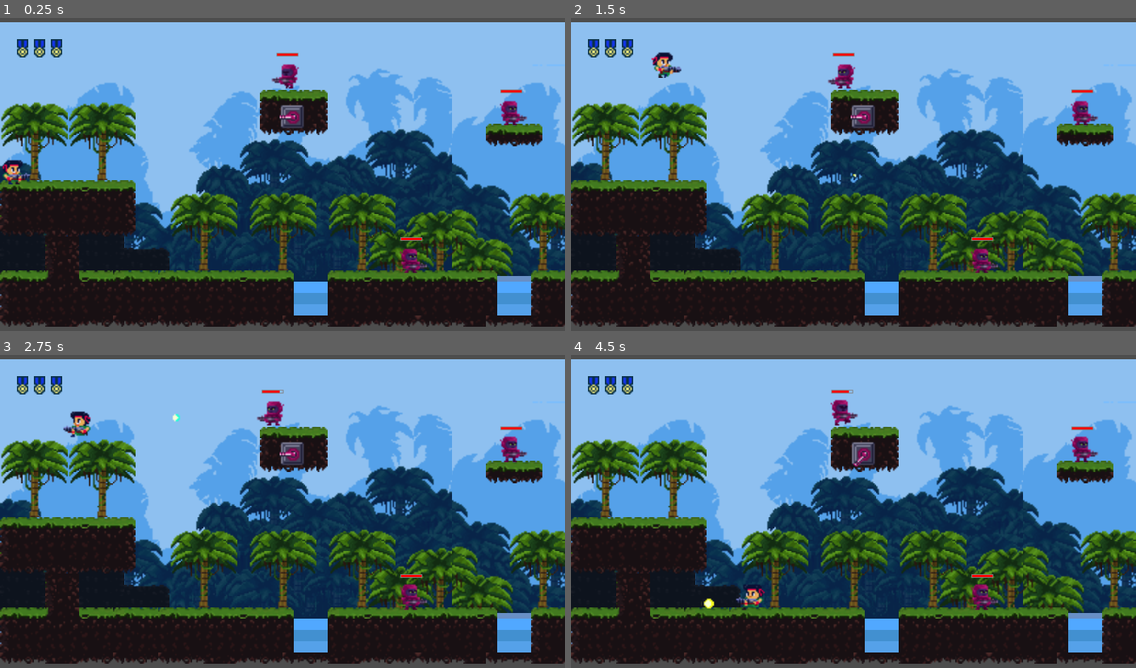
Above: before the commit, frames 1-4 (two rows, left to right).
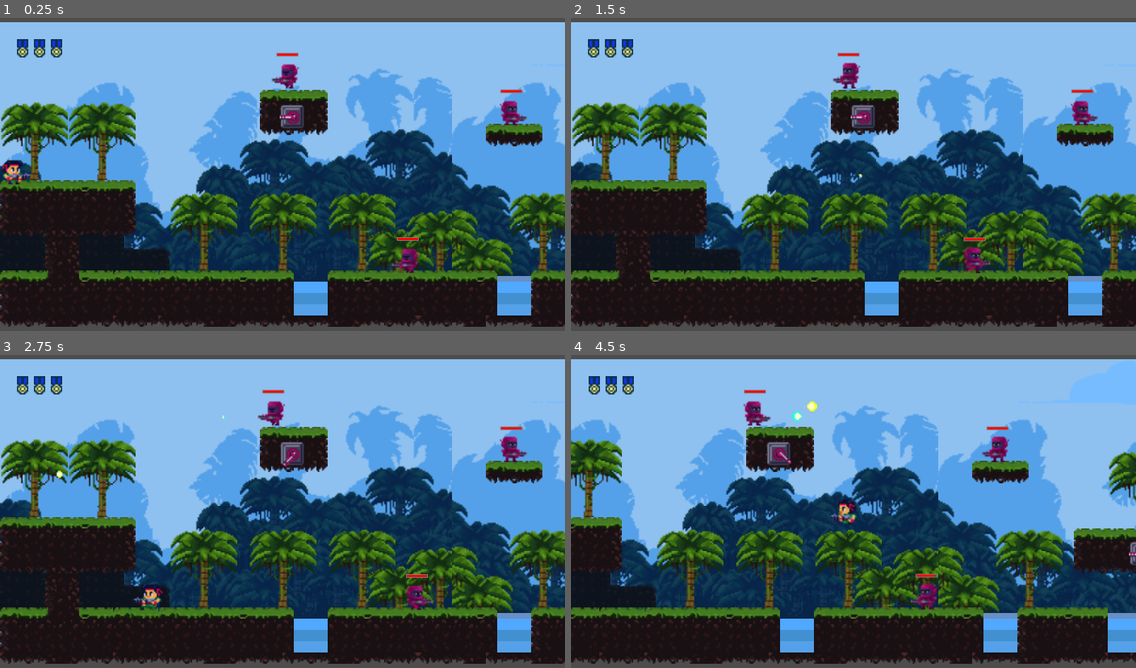
Above: after the commit, the same moments.

Repository: YugeCse/first-blood
Game: Godot game, scene res://scenes/tscns/main_scene.tscn
The game is run twice, just before and just after one commit, with the same random seed, the same clock (stepped at 60 frames per second) and the same inputs.
Inputs:
- Up to frame 1 (0.25 s): no input
- Up to frame 2 (1.5 s): hold Right (ui_right) from 0.53 s (still down); tap K (ui_shoot) at 0.6 s; tap J (ui_jump) at 0.77, 0.8, 1.07, 1.35 s
- Up to frame 3 (2.75 s): tap J (ui_jump) at 1.52, 1.82, 2.3 s; tap K (ui_shoot) at 1.55, 2.1 s; release Right (ui_right) at 2.03 s; hold Left (ui_left) from 2.03 s (still down)
- Up to frame 4 (4.5 s): release Left (ui_left) at 2.78 s; hold Right (ui_right) 2.78-4.28 s; tap K (ui_shoot) at 2.85, 4.35 s; tap J (ui_jump) at 3.02, 3.32, 3.6, 3.77, 4.07 s; hold Left (ui_left) from 4.28 s (still down)

The runs differ from the first frame. In frame 1, 0.2% of the frame differs, in the area x 69-76%, y 70-82%; in frame 2, 1.0%; in frame 3, 1.1%; in frame 4, 49%, in the area x 0-100%, y 6-99%.
Error before the commit: Invalid access to property or key 'offset' on a base object of type 'null instance'. (res://scenes/scripts/main_scene.gd:17)

Commit message:
#更新代码

Diff:
--- a/project.godot
+++ b/project.godot
@@ -61,6 +61,7 @@
 , Object(InputEventJoypadButton,"resource_local_to_scene":false,"resource_name":"","device":0,"button_index":11,"pressure":0.0,"pressed":false,"script":null)
 , Object(InputEventJoypadMotion,"resource_local_to_scene":false,"resource_name":"","device":0,"axis":1,"axis_value":-1.0,"script":null)
 , Object(InputEventKey,"resource_local_to_scene":false,"resource_name":"","device":-1,"window_id":0,"alt_pressed":false …(183 unchanged characters)…
+, Object(InputEventKey,"resource_local_to_scene":false,"resource_name":"","device":-1,"window_id":0,"alt_pressed":false,"shift_pressed":false,"ctrl_pressed":false,"meta_pressed":false,"pressed":false,"keycode":0,"physical_keycode":87,"key_label":0,"unicode":119,"location":0,"echo":false,"script":null)
 ]
 }
 ui_down={
--- a/scenes/scripts/main_scene.gd
+++ b/scenes/scripts/main_scene.gd
@@ -8,7 +8,7 @@
 var camera = $Camera2D
 
 @onready
-var hud_container = $HUDContainer
+var hud_container = $Camera2D/HUDContainer
 
 func _ready() -> void:
 	pass
--- a/scenes/tscns/main_scene.tscn
+++ b/scenes/tscns/main_scene.tscn
@@ -2368,7 +2368,6 @@
 position = Vector2(207, 67)
 
 [node name="Turret2" parent="Camera2D/EnemyContainer" instance=ExtResource("14_x4yan")]
-visible = false
 position = Vector2(464, 138)
 
 [node name="Turret3" parent="Camera2D/EnemyContainer" instance=ExtResource("14_x4yan")]
@@ -2410,6 +2409,9 @@
 [node name="Turret12" parent="Camera2D/EnemyContainer" instance=ExtResource("14_x4yan")]
 position = Vector2(1862, 125)
 spy_radius = 120.0
+
+[node name="Enemy" parent="Camera2D/EnemyContainer" instance=ExtResource("16_hktbw")]
+position = Vector2(508, 165)
 
 [node name="PatrolEnemyPath2D" type="Path2D" parent="Camera2D/EnemyContainer"]
 position = Vector2(224, 36)
@@ -2433,7 +2435,9 @@
 progress = 49.76
 rotates = false
 
-[node name="Enemy2" parent="Camera2D/EnemyContainer/PatrolEnemy2Path2D/PatrolEnemy2PathFollow2D" instance=ExtResource("16_hktbw")]
+[node name="Enemy2" parent="Camera2D/EnemyContainer/PatrolEnemy2Path2D/PatrolEnemy2PathFollow2D" node_paths=PackedStringArray("patrol_path", "patrol_path_follow") instance=ExtResource("16_hktbw")]
+patrol_path = NodePath("../..")
+patrol_path_follow = NodePath("..")
 
 [node name="PatrolEnemy3Path2D" type="Path2D" parent="Camera2D/EnemyContainer"]
 position = Vector2(500, 110)
@@ -2444,7 +2448,9 @@
 progress = 49.76
 rotates = false
 
-[node name="Enemy3" parent="Camera2D/EnemyContainer/PatrolEnemy3Path2D/PatrolEnemy3PathFollow2D" instance=ExtResource("16_hktbw")]
+[node name="Enemy3" parent="Camera2D/EnemyContainer/PatrolEnemy3Path2D/PatrolEnemy3PathFollow2D" node_paths=PackedStringArray("patrol_path", "patrol_path_follow") instance=ExtResource("16_hktbw")]
+patrol_path = NodePath("../..")
+patrol_path_follow = NodePath("..")
 
 [node name="Enemy4" parent="Camera2D/EnemyContainer" instance=ExtResource("16_hktbw")]
 position = Vector2(362, 62)
@@ -2461,7 +2467,9 @@
 progress = 49.76
 rotates = false
 
-[node name="Enemy" parent="Camera2D/EnemyContainer/PatrolEnemy4Path2D/PatrolEnemy4PathFollow2D" instance=ExtResource("16_hktbw")]
+[node name="Enemy" parent="Camera2D/EnemyContainer/PatrolEnemy4Path2D/PatrolEnemy4PathFollow2D" node_paths=PackedStringArray("patrol_path", "patrol_path_follow") instance=ExtResource("16_hktbw")]
+patrol_path = NodePath("../..")
+patrol_path_follow = NodePath("..")
 
 [node name="Enemy6" parent="Camera2D/EnemyContainer" instance=ExtResource("16_hktbw")]
 position = Vector2(678, 166)
@@ -2475,7 +2483,9 @@
 progress = 96.76944
 rotates = false
 
-[node name="Enemy" parent="Camera2D/EnemyContainer/PatrolEnemy5Path2D/PatrolEnemy5PathFollow2D" instance=ExtResource("16_hktbw")]
+[node name="Enemy" parent="Camera2D/EnemyContainer/PatrolEnemy5Path2D/PatrolEnemy5PathFollow2D" node_paths=PackedStringArray("patrol_path", "patrol_path_follow") instance=ExtResource("16_hktbw")]
+patrol_path = NodePath("../..")
+patrol_path_follow = NodePath("..")
 
 [node name="Enemy7" parent="Camera2D/EnemyContainer" instance=ExtResource("16_hktbw")]
 position = Vector2(894, 159)
@@ -2495,7 +2505,9 @@
 progress = 96.76944
 rotates = false
 
-[node name="Enemy" parent="Camera2D/EnemyContainer/PatrolEnemy6Path2D/PatrolEnemy6PathFollow2D" instance=ExtResource("16_hktbw")]
+[node name="Enemy" parent="Camera2D/EnemyContainer/PatrolEnemy6Path2D/PatrolEnemy6PathFollow2D" node_paths=PackedStringArray("patrol_path", "patrol_path_follow") instance=ExtResource("16_hktbw")]
+patrol_path = NodePath("../..")
+patrol_path_follow = NodePath("..")
 
 [node name="PatrolEnemy7Path2D" type="Path2D" parent="Camera2D/EnemyContainer"]
 position = Vector2(1260, 165)
@@ -2506,7 +2518,9 @@
 progress = 63.956882
 rotates = false
 
-[node name="Enemy" parent="Camera2D/EnemyContainer/PatrolEnemy7Path2D/PatrolEnemy7PathFollow2D" instance=ExtResource("16_hktbw")]
+[node name="Enemy" parent="Camera2D/EnemyContainer/PatrolEnemy7Path2D/PatrolEnemy7PathFollow2D" node_paths=PackedStringArray("patrol_path", "patrol_path_follow") instance=ExtResource("16_hktbw")]
+patrol_path = NodePath("../..")
+patrol_path_follow = NodePath("..")
 
 [node name="Enemy10" parent="Camera2D/EnemyContainer" instance=ExtResource("16_hktbw")]
 position = Vector2(1150, 134)
@@ -2526,7 +2540,9 @@
 progress = 9.2004595
 rotates = false
 
-[node name="Enemy" parent="Camera2D/EnemyContainer/PatrolEnemy8Path2D/PatrolEnemy8PathFollow2D" instance=ExtResource("16_hktbw")]
+[node name="Enemy" parent="Camera2D/EnemyContainer/PatrolEnemy8Path2D/PatrolEnemy8PathFollow2D" node_paths=PackedStringArray("patrol_path", "patrol_path_follow") instance=ExtResource("16_hktbw")]
+patrol_path = NodePath("../..")
+patrol_path_follow = NodePath("..")
 
 [node name="PatrolEnemy9Path2D" type="Path2D" parent="Camera2D/EnemyContainer"]
 position = Vector2(1530, 86)
@@ -2537,7 +2553,9 @@
 progress = 9.2004595
 rotates = false
 
-[node name="Enemy" parent="Camera2D/EnemyContainer/PatrolEnemy9Path2D/PatrolEnemy9PathFollow2D" instance=ExtResource("16_hktbw")]
+[node name="Enemy" parent="Camera2D/EnemyContainer/PatrolEnemy9Path2D/PatrolEnemy9PathFollow2D" node_paths=PackedStringArray("patrol_path", "patrol_path_follow") instance=ExtResource("16_hktbw")]
+patrol_path = NodePath("../..")
+patrol_path_follow = NodePath("..")
 
 [node name="PatrolEnemy10Path2D" type="Path2D" parent="Camera2D/EnemyContainer"]
 position = Vector2(1530, 126)
@@ -2548,13 +2566,12 @@
 progress = 50.130962
 rotates = false
 
-[node name="Enemy" parent="Camera2D/EnemyContainer/PatrolEnemy10Path2D/PatrolEnemy10PathFollow2D" instance=ExtResource("16_hktbw")]
+[node name="Enemy" parent="Camera2D/EnemyContainer/PatrolEnemy10Path2D/PatrolEnemy10PathFollow2D" node_paths=PackedStringArray("patrol_path", "patrol_path_follow") instance=ExtResource("16_hktbw")]
+patrol_path = NodePath("../..")
+patrol_path_follow = NodePath("..")
 
 [node name="Enemy13" parent="Camera2D/EnemyContainer" instance=ExtResource("16_hktbw")]
 position = Vector2(1498, 186)
-
-[node name="Enemy6" parent="Camera2D" instance=ExtResource("16_hktbw")]
-position = Vector2(508, 165)
 
 [node name="Player" parent="Camera2D" instance=ExtResource("3_aqrb5")]
 z_index = 2
--- a/sprites/scripts/player.gd
+++ b/sprites/scripts/player.gd
@@ -55,6 +55,34 @@
 	#region 处理用户输入
 	var is_moving = false #是否正在移动
 	var move_dir = Vector2.ZERO #移动方向
+	var is_up_pressed = Input.is_action_pressed('ui_up')
+	var is_left_pressed = Input.is_action_pressed('ui_left')
+	var is_right_pressed = Input.is_action_pressed('ui_right')
+	var is_jump_pressed = Input.is_action_just_pressed('ui_jump')
+	var is_shoot_pressed = Input.is_action_just_pressed('ui_shoot')
+	is_moving = is_left_pressed || is_right_pressed #被按下时表示正在移动
+	if is_moving: #如果正在移动
+		if is_jump_pressed:
+			sprite.play('jump')
+		elif is_up_pressed: #按下了上
+			pass
+		elif is_shoot_pressed:
+			sprite.play('run_shoot')
+		else:
+			sprite.play('run')
+		shoot_degress = 180.0
+		if sprite: sprite.flip_h = true
+		move_dir.x = (Vector2.LEFT if is_left_pressed else Vector2.RIGHT).x
+		move_and_slide()
+	else:
+		if is_jump_pressed:
+			sprite.play('jump')
+		elif is_up_pressed:
+			pass
+		else:
+			sprite.play('idle')
+		if is_shoot_pressed:
+			sprite.play('stand_shoot')
 	if Input.is_action_pressed('ui_left'):
 		is_moving = true
 		shoot_degress = 180.0
@@ -95,16 +123,13 @@
 	#endregion
 	#region 处理子弹发射的相关逻辑
 	if Input.is_action_just_pressed('ui_shoot'):
-		if not is_moving:
-			print('玩家未发生移动，直接发射子弹')
-		shoot(shoot_degress) #发射子弹
+		shoot(shoot_degress, is_moving) #发射子弹
 	#endregion
 
 ## 播放玩家run动画
-func _play_sprite_run():
+func _play_sprite_run(is_up_pressed: bool = false):
 	var anim_name = sprite.animation as StringName
-	if anim_name.get_basename() != 'run':
-		sprite.play('run') #播放run的动画
+	sprite.play('run') #播放run的动画
 
 ## 设置坐标限制，超出范围就还原到特定位置
 func _set_position_clamp():
@@ -122,8 +147,11 @@
 ## 发射子弹
 ## [br]
 ## - degress: 发射角度
-func shoot(degress: float):
-	# 角度转弧度
+## - is_running: 是否正在跑动
+func shoot(degress: float, is_running: bool = false):
+	if not is_running:
+		sprite.play('stand_shoot')
+	else: sprite.play('run_shoot')
 	var angle_radians = deg_to_rad(degress)
 	# 使用 cos/sin 得到方向向量
 	var dir = Vector2(cos(angle_radians),\
--- a/sprites/tscns/player.tscn
+++ b/sprites/tscns/player.tscn
@@ -1,10 +1,12 @@
-[gd_scene load_steps=38 format=3 uid="uid://bu0oiv8b0bb31"]
+[gd_scene load_steps=52 format=3 uid="uid://bu0oiv8b0bb31"]
 
 [ext_resource type="Script" uid="uid://7v86wpn4d6vs" path="res://sprites/scripts/player.gd" id="1_ti7od"]
 [ext_resource type="Texture2D" uid="uid://dselj4x3fck4w" path="res://assets/player/john_idle.png" id="2_rkemy"]
 [ext_resource type="Texture2D" uid="uid://djxbg33vusjdr" path="res://assets/player/john_idle_ng.png" id="3_lm2uk"]
 [ext_resource type="Texture2D" uid="uid://da8qks7ackycw" path="res://assets/player/john_jump.png" id="4_7xmjr"]
 [ext_resource type="Texture2D" uid="uid://bu8ksr6y24yp2" path="res://assets/player/john_run.png" id="5_l7xvl"]
+[ext_resource type="Texture2D" uid="uid://bne3h1h2cstgp" path="res://assets/player/john_run_shoot.png" id="6_k38cv"]
+[ext_resource type="Texture2D" uid="uid://bukrkfblmh2uf" path="res://assets/player/john_stand_shooting.png" id="6_m7bdr"]
 
 [sub_resource type="AtlasTexture" id="AtlasTexture_lm2uk"]
 atlas = ExtResource("2_rkemy")
@@ -121,6 +123,54 @@
 [sub_resource type="AtlasTexture" id="AtlasTexture_wpqwx"]
 atlas = ExtResource("5_l7xvl")
 region = Rect2(234, 0, 26, 22)
+
+[sub_resource type="AtlasTexture" id="AtlasTexture_y7uew"]
+atlas = ExtResource("6_k38cv")
+region = Rect2(0, 0, 26, 22)
+
+[sub_resource type="AtlasTexture" id="AtlasTexture_ugs3q"]
+atlas = ExtResource("6_k38cv")
+region = Rect2(26, 0, 26, 22)
+
+[sub_resource type="AtlasTexture" id="AtlasTexture_7cn3b"]
+atlas = ExtResource("6_k38cv")
+region = Rect2(52, 0, 26, 22)
+
+[sub_resource type="AtlasTexture" id="AtlasTexture_yuasl"]
+atlas = ExtResource("6_k38cv")
+region = Rect2(78, 0, 26, 22)
+
+[sub_resource type="AtlasTexture" id="AtlasTexture_v6urq"]
+atlas = ExtResource("6_k38cv")
+region = Rect2(104, 0, 26, 22)
+
+[sub_resource type="AtlasTexture" id="AtlasTexture_epywx"]
+atlas = ExtResource("6_k38cv")
+region = Rect2(130, 0, 26, 22)
+
+[sub_resource type="AtlasTexture" id="AtlasTexture_qd7jr"]
+atlas = ExtResource("6_k38cv")
+region = Rect2(156, 0, 26, 22)
+
+[sub_resource type="AtlasTexture" id="AtlasTexture_s6sa3"]
+atlas = ExtResource("6_k38cv")
+region = Rect2(182, 0, 26, 22)
+
+[sub_resource type="AtlasTexture" id="AtlasTexture_hbvl5"]
+atlas = ExtResource("6_k38cv")
+region = Rect2(208, 0, 26, 22)
+
+[sub_resource type="AtlasTexture" id="AtlasTexture_ojve1"]
+atlas = ExtResource("6_k38cv")
+region = Rect2(234, 0, 26, 22)
+
+[sub_resource type="AtlasTexture" id="AtlasTexture_bjnvb"]
+atlas = ExtResource("6_m7bdr")
+region = Rect2(0, 0, 26, 22)
+
+[sub_resource type="AtlasTexture" id="AtlasTexture_mifpf"]
+atlas = ExtResource("6_m7bdr")
+region = Rect2(26, 0, 26, 22)
 
 [sub_resource type="SpriteFrames" id="SpriteFrames_iofu1"]
 animations = [{
@@ -230,6 +280,52 @@
 "loop": true,
 "name": &"run",
 "speed": 10.0
+}, {
+"frames": [{
+"duration": 1.0,
+"texture": SubResource("AtlasTexture_y7uew")
+}, {
+"duration": 1.0,
+"texture": SubResource("AtlasTexture_ugs3q")
+}, {
+"duration": 1.0,
+"texture": SubResource("AtlasTexture_7cn3b")
+}, {
+"duration": 1.0,
+"texture": SubResource("AtlasTexture_yuasl")
+}, {
+"duration": 1.0,
+"texture": SubResource("AtlasTexture_v6urq")
+}, {
+"duration": 1.0,
+"texture": SubResource("AtlasTexture_epywx")
+}, {
+"duration": 1.0,
+"texture": SubResource("AtlasTexture_qd7jr")
+}, {
+"duration": 1.0,
+"texture": SubResource("AtlasTexture_s6sa3")
+}, {
+"duration": 1.0,
+"texture": SubResource("AtlasTexture_hbvl5")
+}, {
+"duration": 1.0,
+"texture": SubResource("AtlasTexture_ojve1")
+}],
+"loop": true,
+"name": &"run_shoot",
+"speed": 5.0
+}, {
+"frames": [{
+"duration": 1.0,
+"texture": SubResource("AtlasTexture_bjnvb")
+}, {
+"duration": 1.0,
+"texture": SubResource("AtlasTexture_mifpf")
+}],
+"loop": true,
+"name": &"stand_shoot",
+"speed": 5.0
 }]
 
 [sub_resource type="RectangleShape2D" id="RectangleShape2D_lm2uk"]
@@ -244,8 +340,9 @@
 
 [node name="AnimatedSprite" type="AnimatedSprite2D" parent="."]
 sprite_frames = SubResource("SpriteFrames_iofu1")
-animation = &"idle"
+animation = &"stand_shoot"
 autoplay = "idle"
+frame_progress = 0.8971632
 
 [node name="CollisionShape" type="CollisionShape2D" parent="."]
 position = Vector2(-1, 1.5)
